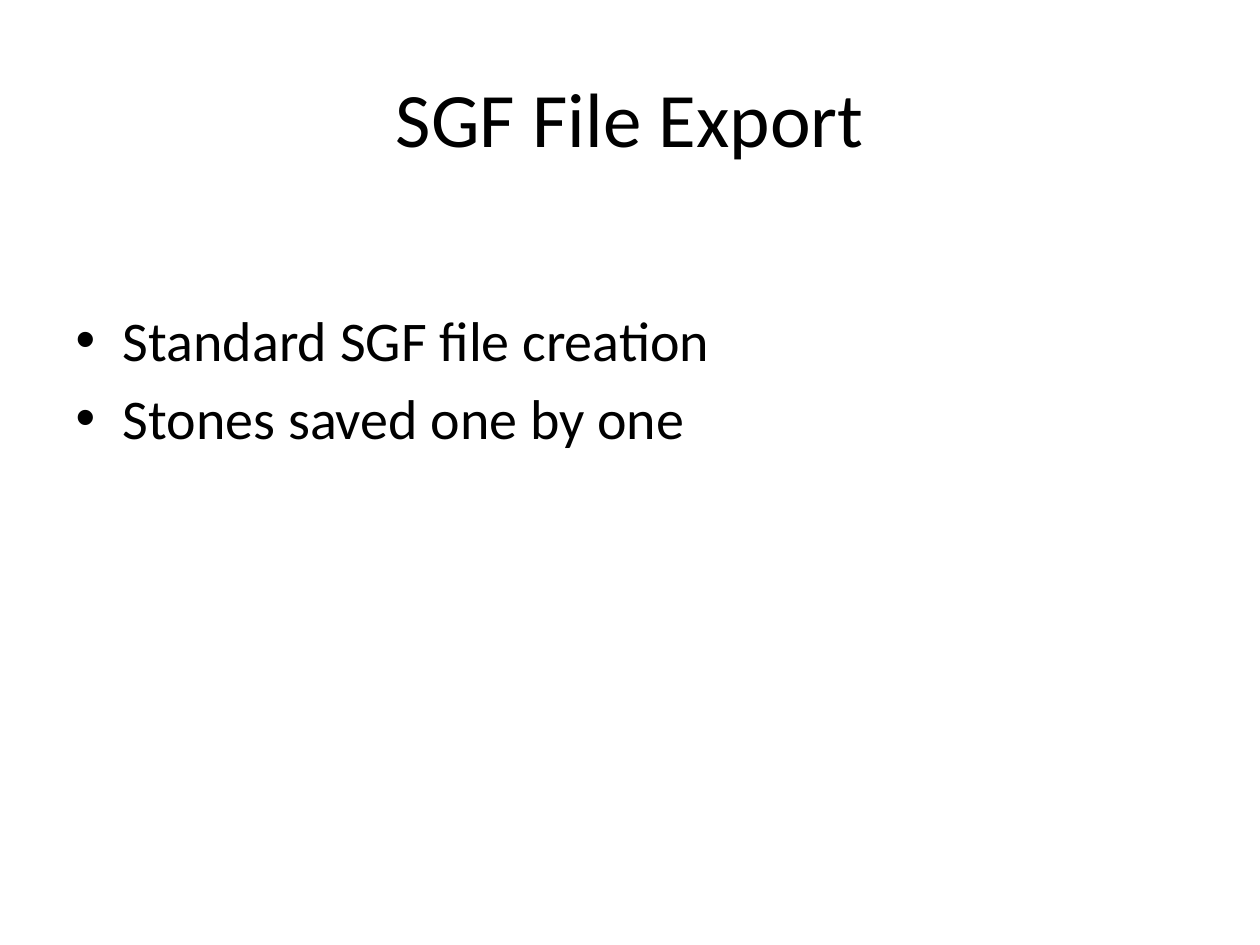
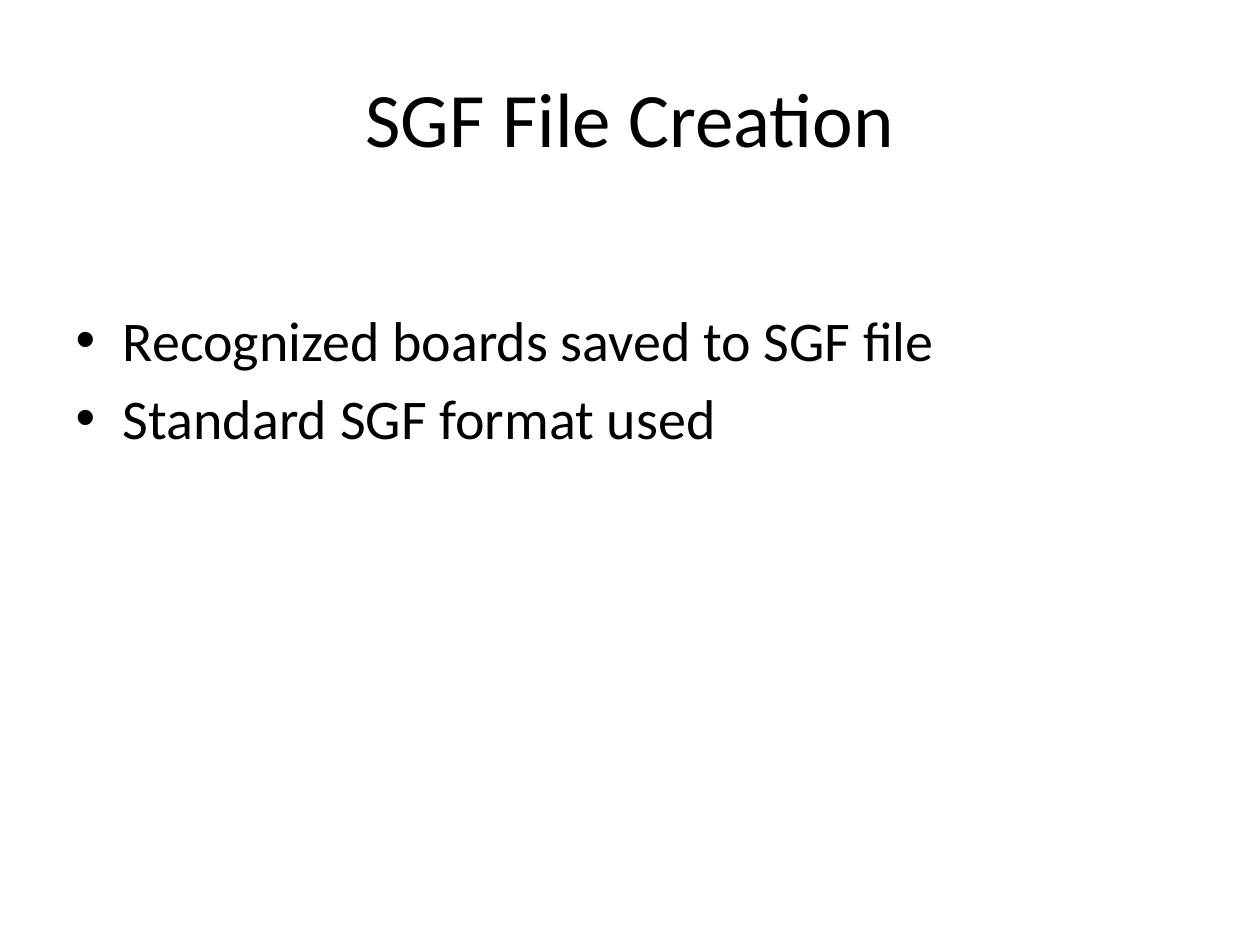
Before and after one commit to skolchin/llm_test, a slide deck: slide 7 of out/go-board-image-recognition.ppt (slide 8 before the commit). Drawn at 1260x945 pixels with LibreOffice and Linux fonts; fonts in the diff are those of the drawing. Boxes give left, top, right and bottom in pixels: in the first picture for what was removed or moved away, otherwise in the second. Text is boxed around its words. In the diff, an @@ line names an element or a change of style, - is before the commit and + after.

```diff
--- a/out/go-board-image-recognition.ppt
+++ b/out/go-board-image-recognition.ppt
@@ title at (365,93,893,148): text changed @@
-SGF File Export
+SGF File Creation
@@ text at (123,322,933,440): text changed @@
-• Standard SGF file creation
-• Stones saved one by one
+• Recognized boards saved to SGF file
+• Standard SGF format used
```
Also in this commit, not shown: 6 other slides changed, 1 slide added, 2 slides removed, 7 other files.
